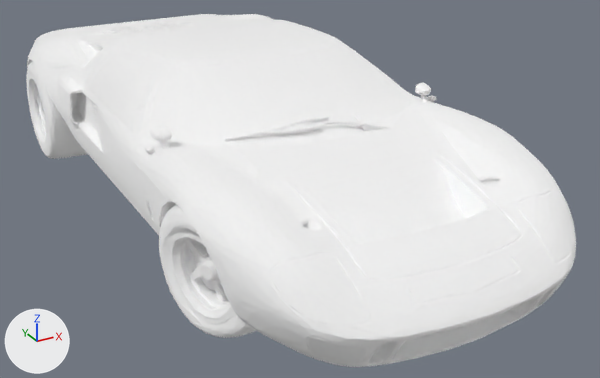
The glTF model models/cars/gt40.glb as it was, and as the next commit left it.
One viewpoint serves both versions: a 50 mm camera at (-2.04, -4.31, 2.18) aimed at (0.18, -0.28, 0.17). The lights are fixed; the arrows at lower left show +X, +Y and +Z. The older version comes first. Where no turn or scale is listed for an object, it has been applied to the vertices.

Script lines for the objects in view, before the commit:
```python
mat_bakedmaterial = principled_material('BakedMaterial')
mat_bakedmaterial.base_color = (1.0, 1.0, 1.0)  # white #ffffff
mat_bakedmaterial.metallic = 1.0
mat_bakedmaterial.roughness = 1.0
me_body = bpy.data.meshes.new('body')
me_body.from_pydata(...)  # 6565 vertices, 12940 faces; spans x -0.96..0.96, y -2.16..2.15, z 0.1..1.03
me_body.materials.append(mat_bakedmaterial)  # white #ffffff
me_wheel_fr = bpy.data.meshes.new('wheel_FR')
me_wheel_fr.from_pydata(...)  # 1649 vertices, 3259 faces; spans x -0.211..0.294, y -0.356..0.338, z -0.335..0.333
me_wheel_fr.materials.append(mat_bakedmaterial)  # white #ffffff
me_wheel_rr = bpy.data.meshes.new('wheel_RR')
me_wheel_rr.from_pydata(...)  # 2509 vertices, 5003 faces; spans x -0.199..0.368, y -0.355..0.387, z -0.357..0.358
me_wheel_rr.materials.append(mat_bakedmaterial)  # white #ffffff
ob_body = bpy.data.objects.new('body', me_body)
ob_body.location = (0.0, 0.0, 0.0)
ob_wheel_fr_mesh = bpy.data.objects.new('wheel_FR_mesh', me_wheel_fr)
ob_wheel_fr_mesh.location = (-0.727, -1.193, 0.335)
ob_wheel_rr_mesh = bpy.data.objects.new('wheel_RR_mesh', me_wheel_rr)
ob_wheel_rr_mesh.location = (-0.779, 1.398, 0.358)
```
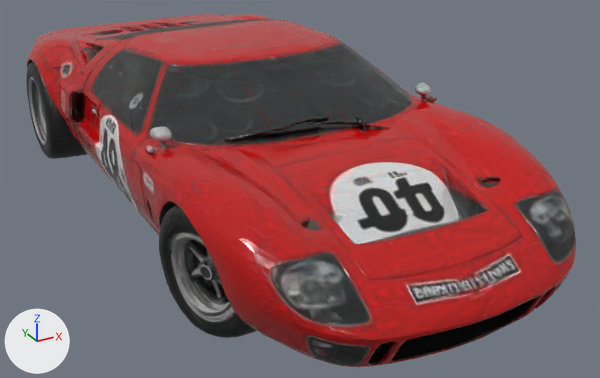
Boxes (x1, y1, x2, y2) around the edits, measured in the pictures (600 x 378 px):
```json
{"object": "body", "change": "surface changed", "before": [27, 14, 576, 367], "after": [27, 14, 576, 367], "on screen": "darker"}
{"object": "wheel_FR_mesh", "change": "surface changed", "before": [162, 201, 257, 338], "after": [162, 201, 257, 338], "on screen": "white to grey"}
{"object": "wheel_RR_mesh", "change": "surface changed", "before": [26, 59, 87, 159], "after": [26, 59, 87, 159], "on screen": "white to black"}
```

The change, as JSON lines over the scene's bpy script:
```json
{"op": "add", "block": "img_image_0", "code": ["img_image_0 = load_image('Image_0', '_unpacked/Image_0', 1024, 1024, 'sRGB')"]}
{"op": "add", "block": "img_image_1", "code": ["img_image_1 = load_image('Image_1', '_unpacked/Image_1', 512, 512, 'Non-Color')"]}
{"op": "add", "block": "img_image_2", "code": ["img_image_2 = load_image('Image_2', '_unpacked/Image_2', 256, 256, 'Non-Color')"]}
{"block": "mat_bakedmaterial", "change": "nodes: BsdfPrincipled, OutputMaterial"}
{"block": "mat_bakedmaterial", "change": "colours: white #ffffff"}
{"block": "mat_bakedmaterial", "change": "nodes: BsdfPrincipled, NormalMap, OutputMaterial, SeparateColor, TexImage x3"}
{"block": "mat_bakedmaterial", "change": "uses the picture img_image_0"}
{"block": "mat_bakedmaterial", "change": "uses the picture img_image_1"}
{"block": "mat_bakedmaterial", "change": "uses the picture img_image_2"}
```
